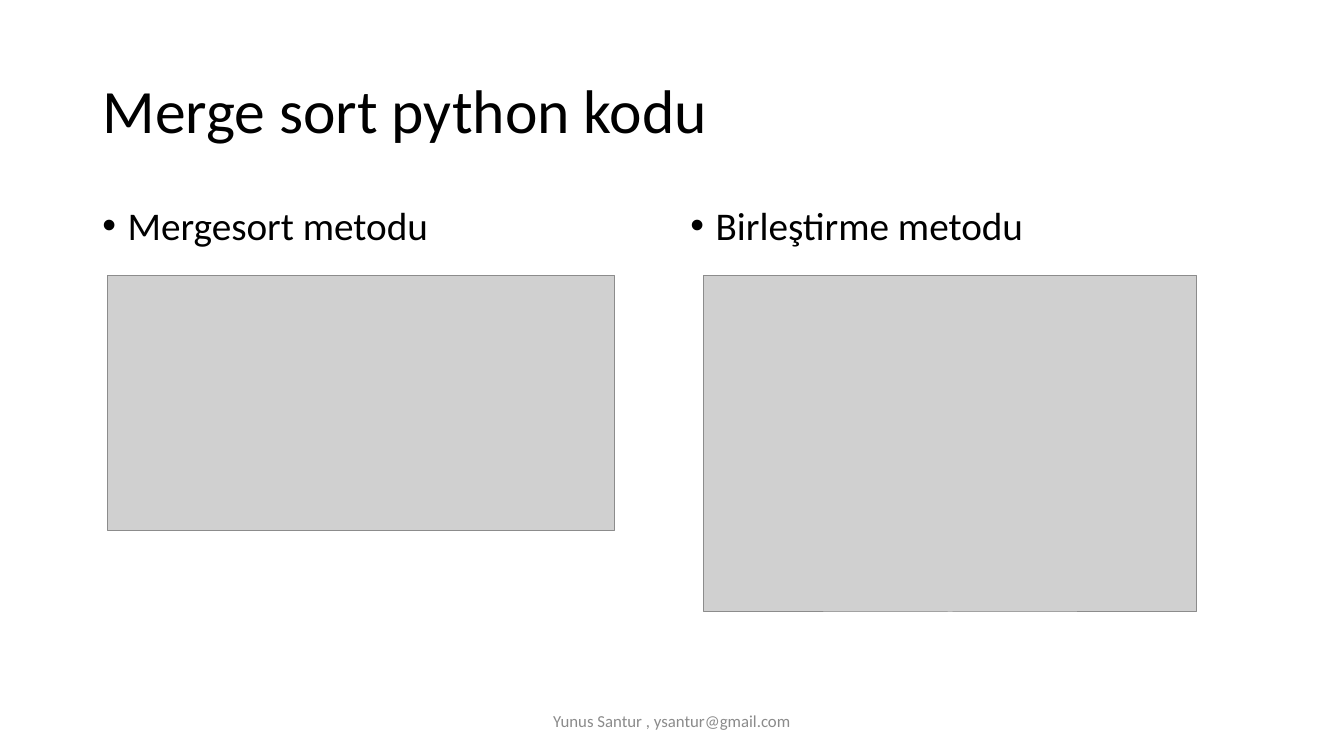
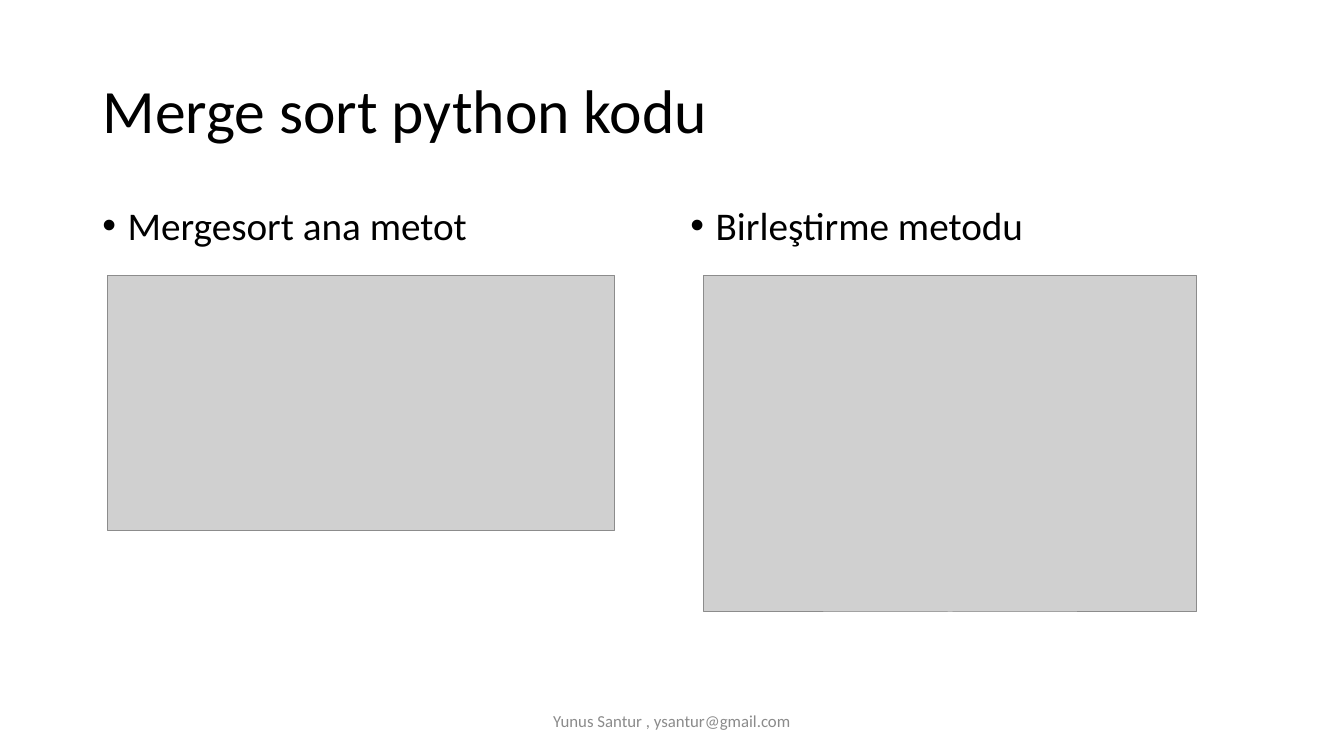
Before and after one commit to ysantur/Veri-Yapilari, a slide deck: slide 9 of H4/Sıralama Algoritmaları.pptx. Drawn at 1344x756 pixels with LibreOffice and Linux fonts; fonts in the diff are those of the drawing; grey boxes stand for pictures. Boxes give left, top, right and bottom in pixels: in the first picture for what was removed or moved away, otherwise in the second. Text is boxed around its words. In the diff, an @@ line names an element or a change of style, - is before the commit and + after.

```diff
--- a/H4/Sıralama Algoritmaları.pptx
+++ b/H4/Sıralama Algoritmaları.pptx
@@ text at (128, 215, 467, 247): text changed @@
-• Mergesort metodu
+• Mergesort ana metot
```
Also in this commit, not shown: 1 other slide changed.
